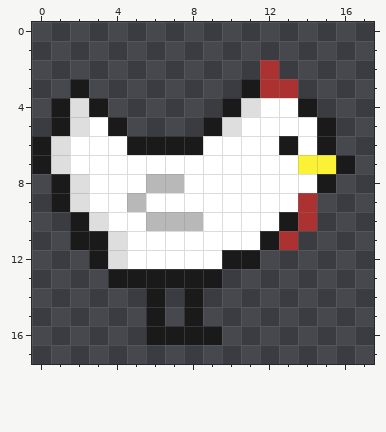
Pixel-art sprite, stored at hommlite/assets/combat/units/chicken3.png. This is how it looked before the edit.
The file is 18x18 pixels.
After the commit:
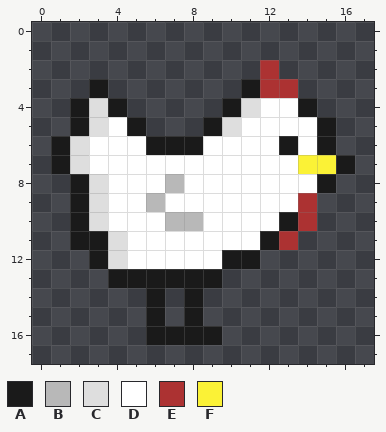
Palette (. is transparent): A #1a1a1a  B #b8b8b8  C #dedede  D #ffffff  E #ac3232  F #fbf236
From old to new:
y 3: x 2..3 A. -> .A
y 4: x 1..4 ACA. -> .ACA
y 5: x 1..5 ACDA. -> .ACDA
y 6: x 0..2 ACD -> .AC; x 5 A -> D
y 7: x 0..2 ACD -> .AC
y 8: x 1..3 ACD -> .AC; x 6 B -> D
y 9: x 1..3 ACD -> .AC; x 5..6 BD -> DB
y 10: x 6 B -> D
Pixel boxes of the changes (left, top, right, bottom) in both pictures:
changed: (32, 79, 165, 231)
